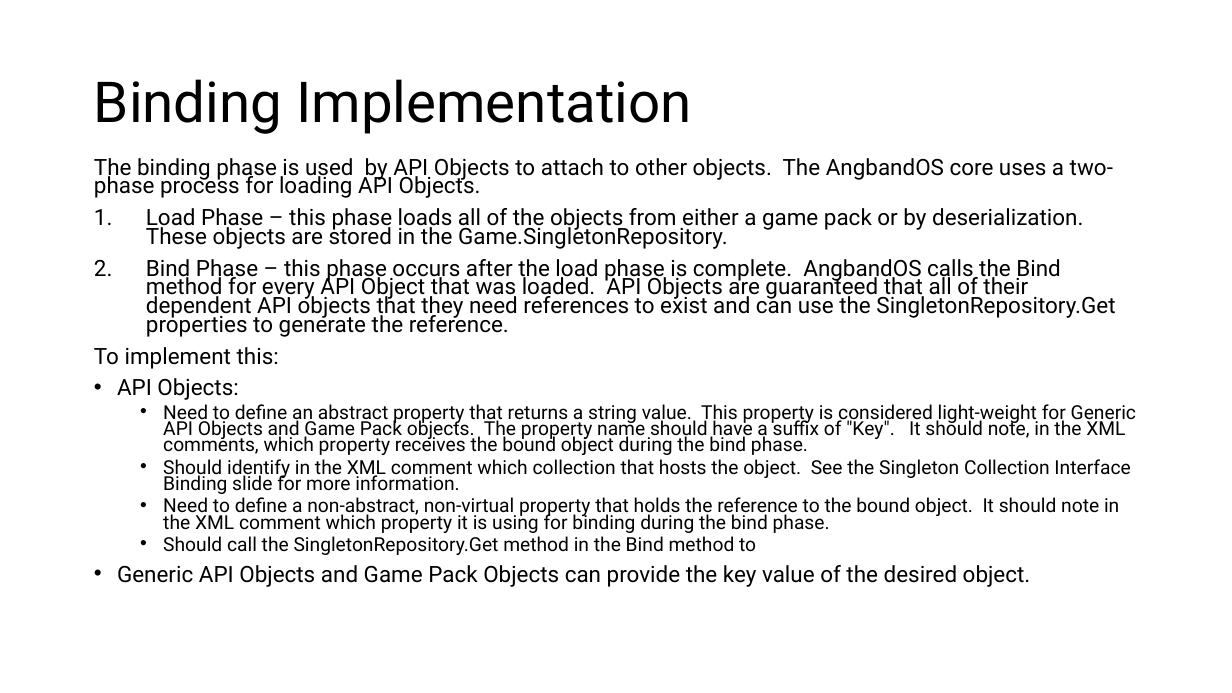
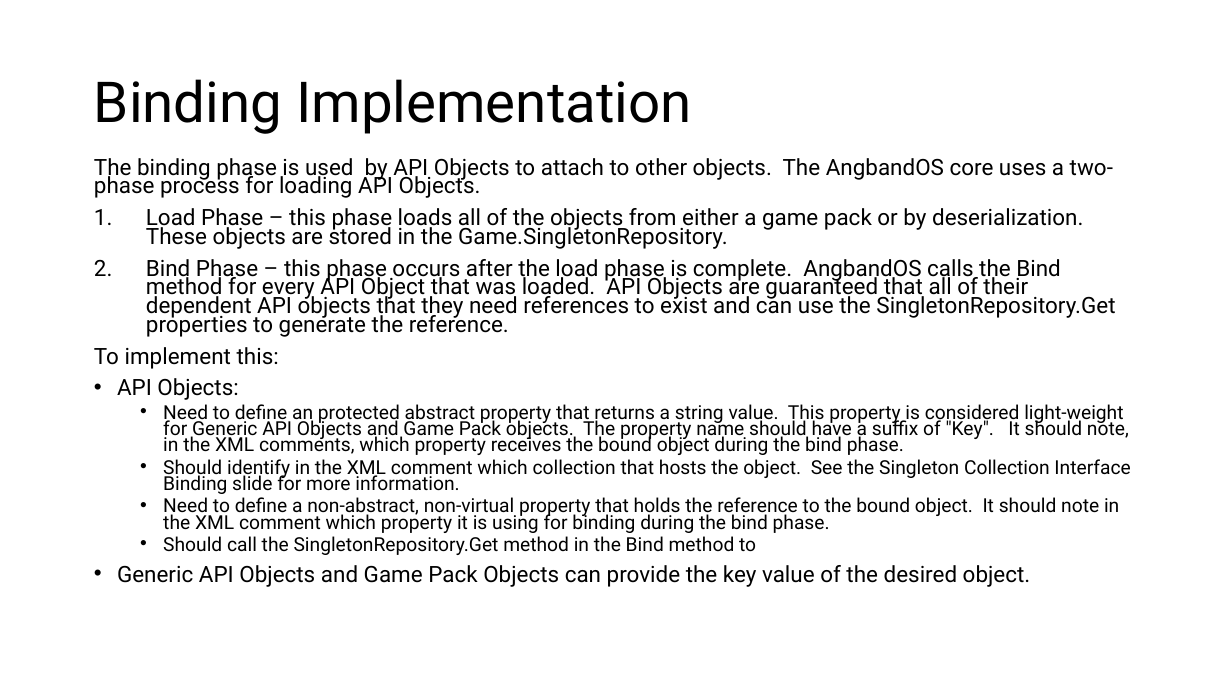
Before and after one commit to marcjohnston/AngbandOS, a slide deck: slide 11 of Documents/Object Property Design and Binding.pptx. Drawn at 1232x693 pixels with LibreOffice and Linux fonts; fonts in the diff are those of the drawing. Boxes give left, top, right and bottom in pixels: in the first picture for what was removed or moved away, otherwise in the second. Text is boxed around its words. In the diff, an @@ line names an element or a change of style, - is before the commit and + after.

Commit message:
Updated binding slide to indicated properties used for binding are protected.

```diff
--- a/Documents/Object Property Design and Binding.pptx
+++ b/Documents/Object Property Design and Binding.pptx
@@ text at [163, 404, 1129, 455]: text changed @@
-  • Need to define an abstract property that returns a string value. This property is considered light-weight for Generic API Objects and Game Pack objects. The property name should have a suffix of "Key". It should note, in the XML comments, which property receives the bound object during the bind phase.
+  • Need to define an protected abstract property that returns a string value. This property is considered light-weight for Generic API Objects and Game Pack objects. The property name should have a suffix of "Key". It should note, in the XML comments, which property receives the bound object during the bind phase.
```
Also in this commit, not shown: 1 other slide changed.
